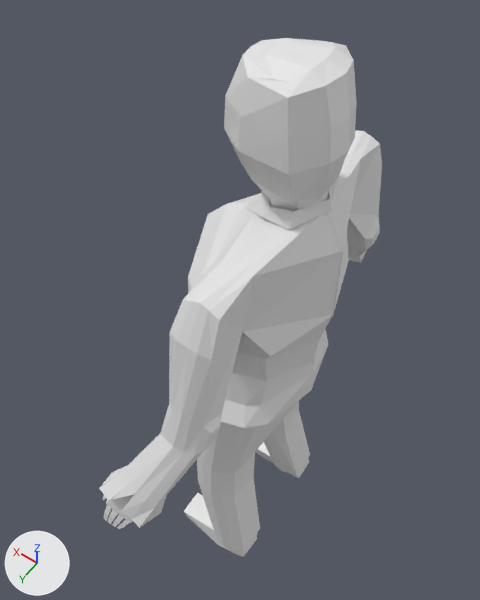
Renders of the Blender file GameAssets/Blender/Weapons/Player.blend from each side of a commit.
Rendered twice from a 50 mm lens placed at (-2.07, 3.81, 2.82), pointed at (0.87, -0.31, -3.65). The axes (+X, +Y, +Z) are drawn at lower left. The lights are the same throughout.
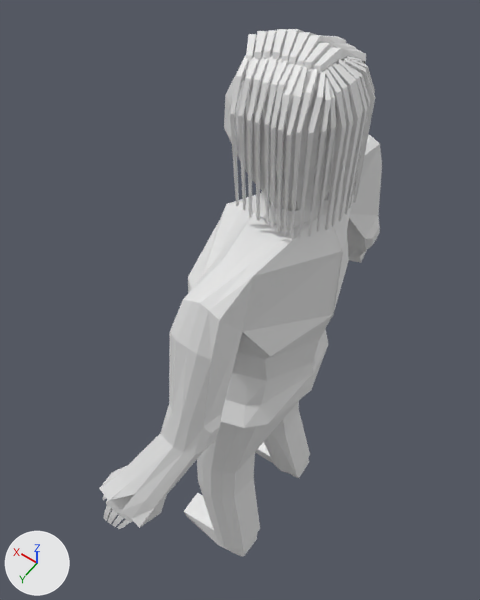
What differs and where, as boxes (x1, y1, x2, y2) in the pictures (480 x 600 px; the box of a moved part takes in the faces that stretch with it):
'Cube', reshaped: before (99, 38, 382, 556); after (99, 46, 382, 556)
'Cube.001', added: after (230, 29, 375, 239)
part 1 of me_cube_001, moved or reshaped: before (188, 204, 226, 289); after (188, 206, 226, 289)
part 2 of me_cube_001, moved or reshaped: before (225, 38, 284, 117); after (225, 49, 273, 114)

Patch to the scene script:
```diff
--- a/GameAssets/Blender/Weapons/Player.blend.py
+++ b/GameAssets/Blender/Weapons/Player.blend.py
@@ me_cube_001 @@
 me_cube_001.from_pydata(...)  # 353 vertices, 327 faces; spans x -1.1..2.4, y 0.0..5.4, z -18.0..0.3
 # used by ob_cube; location = (0.0, 0.0, 0.0); scale = (0.469, 0.469, 0.469)
-me_cube_001.vertices[18].co = (2.2, 0.0, -4.3)  # pixel (207, 213)
-me_cube_001.vertices[19].co = (2.4, 0.0, -5.4)
-me_cube_001.vertices[111].co = (1.1, 0.3, 0.0)  # pixel (242, 55)
+# me_cube_001 part 1
+me_cube_001.vertices[18].co = (1.9, 0.0, -4.3)  # pixel (219, 219)
+me_cube_001.vertices[19].co = (2.0, 0.0, -5.4)
+# me_cube_001 part 2
+me_cube_001.vertices[111].co = (1.1, 0.4, 0.0)  # pixel (241, 62)
@@ me_cube @@
+me_cube.from_pydata(...)  # 496 vertices, 434 faces; spans x -12.7..8.1, y -24.4..1.2, z -19.5..6.3
@@ ob_cube_001 @@
+ob_cube_001 = bpy.data.objects.new('Cube.001', me_cube)
+ob_cube_001.location = (0.45, 0.18, 0.07)
+ob_cube_001.rotation_euler = (0.798, 0.317, 0.0)  # degrees (46, 18, 0)
+ob_cube_001.scale = (0.0616, 0.0616, 0.0616)
```
